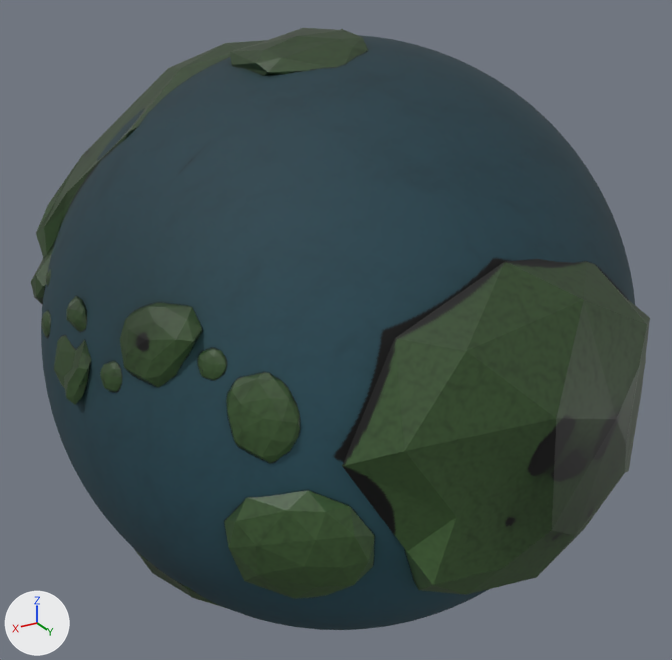
The OBJ model CSE125Group2Game/CSE125Group2Game/Assets/models/planet/planet.obj: old version first, new version second.
Camera for both pictures: a 50 mm lens placed at (17.3, 28.7, 14.5), pointed at (0.3, 0.3, 0.2). Every picture has the same lights, and +X, +Y and +Z are marked at lower left. Where no turn or scale is listed for an object, it has been applied to the vertices.

Names of what the first picture shows: 'Planet_Planet-mesh'.
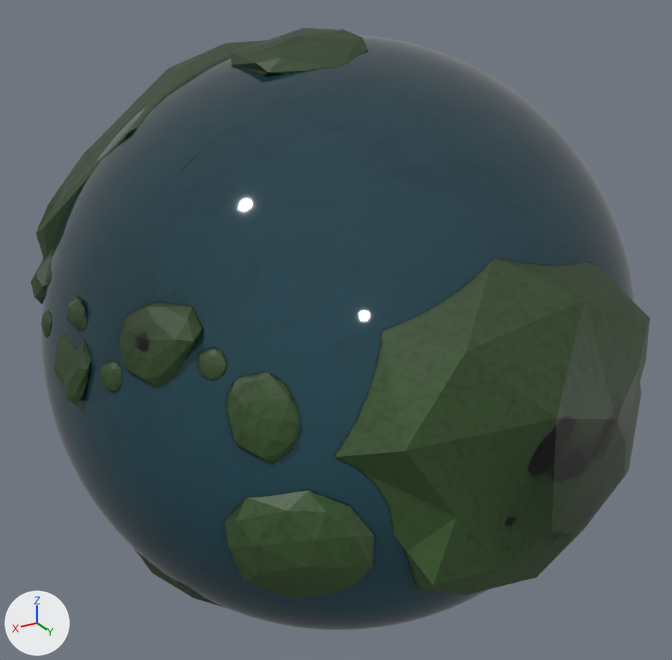
What differs and where, as boxes (x1, y1, x2, y2) in the pictures (672 x 660 px):
```json
{"object": "Planet_Planet-mesh", "change": "surface changed, reshaped", "before": [31, 28, 650, 630], "after": [31, 28, 650, 630]}
{"part": 1, "of": "me_planet_planet_mesh", "change": "built on", "before": [342, 259, 650, 551], "after": [333, 258, 650, 551]}
{"part": 2, "of": "me_planet_planet_mesh", "change": "built on", "before": [36, 72, 165, 259], "after": [36, 72, 165, 259]}
```

Scene script edits in JSON lines:
```json
{"block": "mat_ocean_material", "where": "n0 = _N.new('ShaderNodeBsdfPrincipled'); n0.name = 'Principled BSDF'"}
{"op": "set", "path": "n0.inputs[2].default_value", "old": "0.776", "new": "0.0513", "note": "'Roughness'"}
{"block": "me_planet_planet_mesh", "where": "# used by ob_planet_planet_mesh; location = (0.0, 0.0, 0.0)"}
{"op": "remove", "block": "me_planet_planet_mesh", "code": "me_planet_planet_mesh.from_pydata(...)  # 3425 vertices, 6703 faces; spans x -11.1..11.2, y -11.1..12.2, z -11.6..11.4"}
{"op": "add", "block": "me_planet_planet_mesh", "code": "me_planet_planet_mesh.from_pydata(...)  # 3425 vertices, 6770 faces; spans x -11.1..11.2, y -11.1..12.2, z -11.6..11.4"}
{"block": "me_planet_planet_mesh", "change": "me_planet_planet_mesh part 1"}
{"block": "me_planet_planet_mesh", "change": "1 vertex is removed from x -6.3, y 9.1, z 1.4"}
{"block": "me_planet_planet_mesh", "change": "14 faces are deleted"}
{"block": "me_planet_planet_mesh", "change": "3 vertices move from x 0.5..5.9, y 9.8..9.9, z 1.0..5.9 to x 0.5..5.9, y 9.2..9.3, z 1.0..5.9"}
{"block": "me_planet_planet_mesh", "change": "1 vertex is added at (-6.3, 9.0, 1.4)"}
{"block": "me_planet_planet_mesh", "change": "25 new faces join them, mat_land_material"}
{"block": "me_planet_planet_mesh", "change": "me_planet_planet_mesh part 2"}
{"block": "me_planet_planet_mesh", "change": "39 faces are deleted"}
{"block": "me_planet_planet_mesh", "change": "84 new faces join them, mat_land_material"}
```
